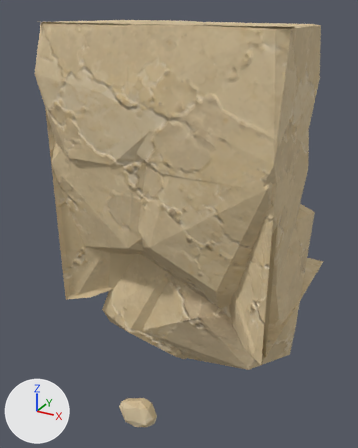
Renders of the glTF model assets/custom/models/ground_modules/ground_bottom_edge_10.glb from each side of a commit.
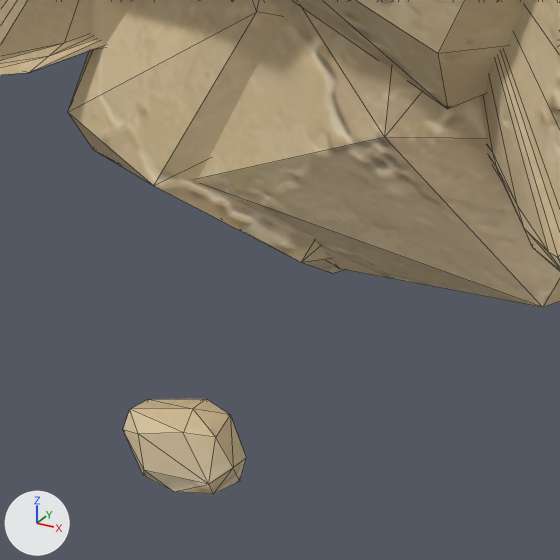
Each version appears first whole from a 50 mm lens placed at (1.477, -1.544, 0.966), pointed at (0.393, 0.426, -0.02), and next in a close-up on the part from 23% to 71% of the width and 61% to 100% of the height. The axes (+X, +Y, +Z) are drawn at lower left. The lights are the same throughout. The older version's two pictures come first. The close-ups show mesh edges as thin lines. Vertices at exactly the same position are counted once.

The older version as bpy lines, for what is in view:
```python
me_groundbottomedge10_bodyshouldermesh = bpy.data.meshes.new('GroundBottomEdge10_BodyShoulderMesh')
me_groundbottomedge10_bodyshouldermesh.from_pydata(...)  # 539 vertices, 964 faces; spans x 0.0..1.0, y -0.04..1.0, z -0.97..0.91
# faces by material slot: [186, 159, 105, 132, 362, 20]
me_groundbottomedge10_bodyshouldermesh.materials.append(mat_sandstone_plate_1_009)
me_groundbottomedge10_bodyshouldermesh.materials.append(mat_sandstone_plate_2_009)
me_groundbottomedge10_bodyshouldermesh.materials.append(mat_sandstone_plate_3_009)
me_groundbottomedge10_bodyshouldermesh.materials.append(mat_sandstone_plate_4_009)
me_groundbottomedge10_bodyshouldermesh.materials.append(mat_sandstone_plate_14_005)
me_groundbottomedge10_bodyshouldermesh.materials.append(mat_groundmodulerecess)  # beige #cdb890
ob_groundbottomedge10_body = bpy.data.objects.new('GroundBottomEdge10_Body', me_groundbottomedge10_bodyshouldermesh)
ob_groundbottomedge10_body.location = (0.0, 0.0, 0.0)
```
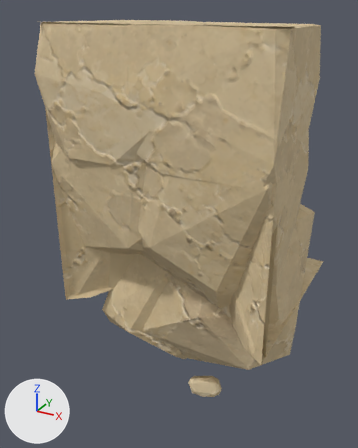
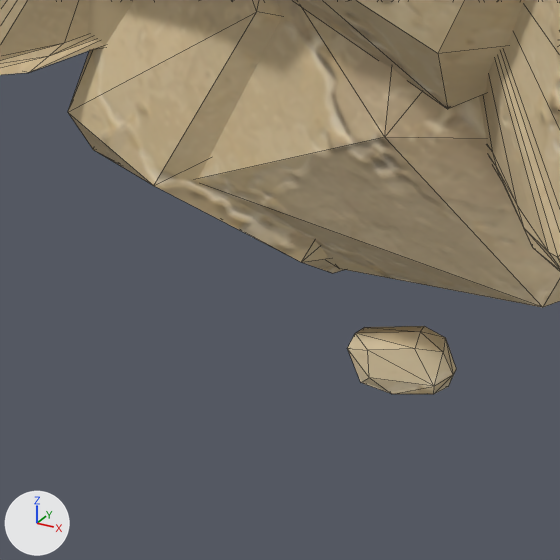
Pixel boxes (x1, y1, x2, y2) of what changed, in the close-ups (560 x 560 px; the box of a moved part takes in the faces that stretch with it):
'GroundBottomEdge10_Body', reshaped
    before: (0, 0, 560, 494)
    after: (0, 0, 560, 394)
part 1 of me_groundbottomedge10_bodyshouldermesh, moved or reshaped
    before: (123, 399, 246, 494)
    after: (347, 326, 456, 394)

What the commit changed:
me_groundbottomedge10_bodyshouldermesh is used by ob_groundbottomedge10_body; location (0.0, 0.0, 0.0).
me_groundbottomedge10_bodyshouldermesh had 539 vertices, 964 faces and spanned x 0.0..1.0, y -0.04..1.0, z -0.97..0.91.
me_groundbottomedge10_bodyshouldermesh now has 539 vertices, 964 faces and spans x 0.0..1.0, y -0.04..1.0, z -0.92..0.91.
me_groundbottomedge10_bodyshouldermesh part 1: the loose piece of 24 vertices spanning x 0.29..0.49, y -0.03..0.05, z -0.97..-0.8 is multiplied about its middle by the matrix ((0.796, -0.194, 0.115), (0.181, 0.801, 0.096), (-0.134, -0.068, 0.813)), then moved by (0.22, 0.3, 0.02).
